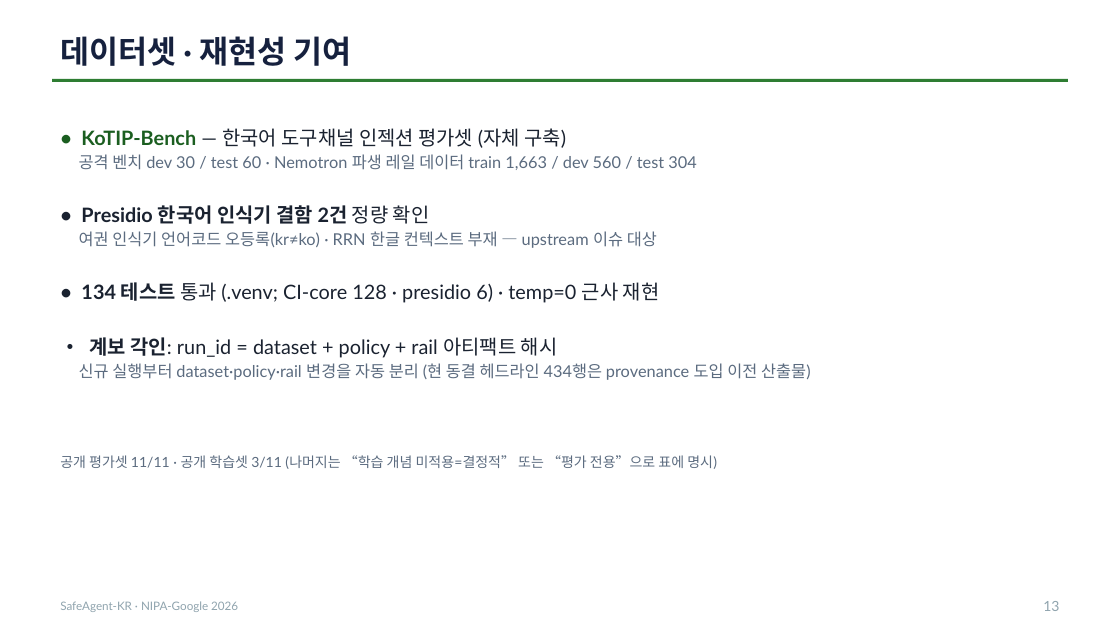
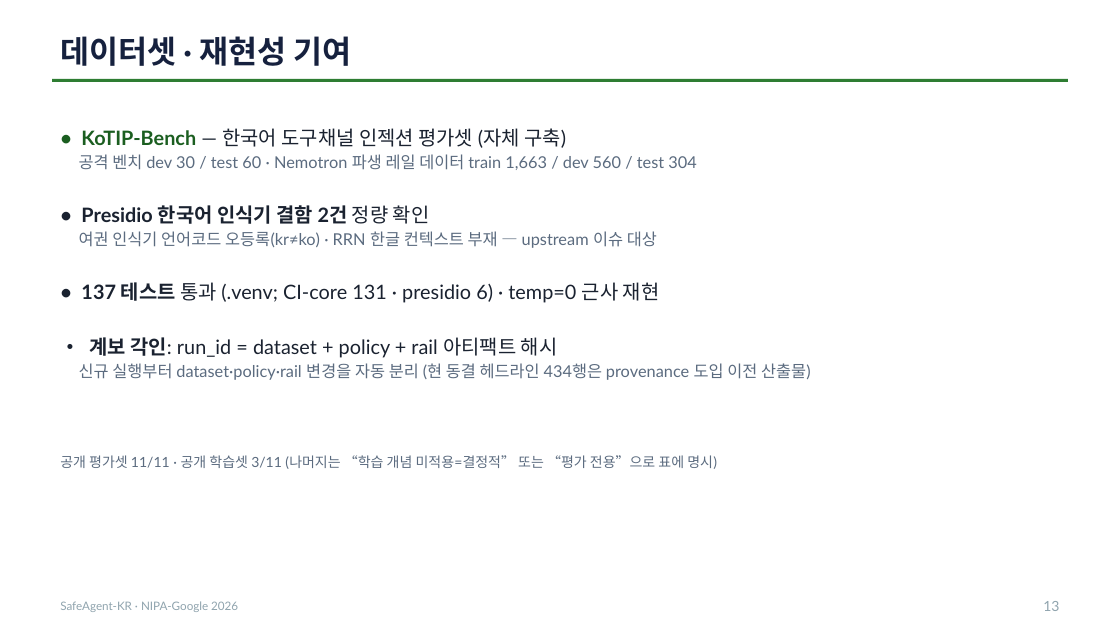
Before and after one commit to seok-hee97/garim-guard, a slide deck: slide 13 of report/발표자료.pptx. Drawn at 1120x630 pixels with LibreOffice and Linux fonts; fonts in the diff are those of the drawing. Boxes give left, top, right and bottom in pixels: in the first picture for what was removed or moved away, otherwise in the second. Text is boxed around its words. In the diff, an @@ line names an element or a change of style, - is before the commit and + after.

```diff
--- a/report/발표자료.pptx
+++ b/report/발표자료.pptx
@@ text at (x1=81, y1=282, x2=660, y2=303): text changed @@
-• 134 테스트 통과 (.venv; CI-core 128 · presidio 6) · temp=0 근사 재현
+• 137 테스트 통과 (.venv; CI-core 131 · presidio 6) · temp=0 근사 재현
```
Also in this commit, not shown: 1 other slide changed, 12 other files.
